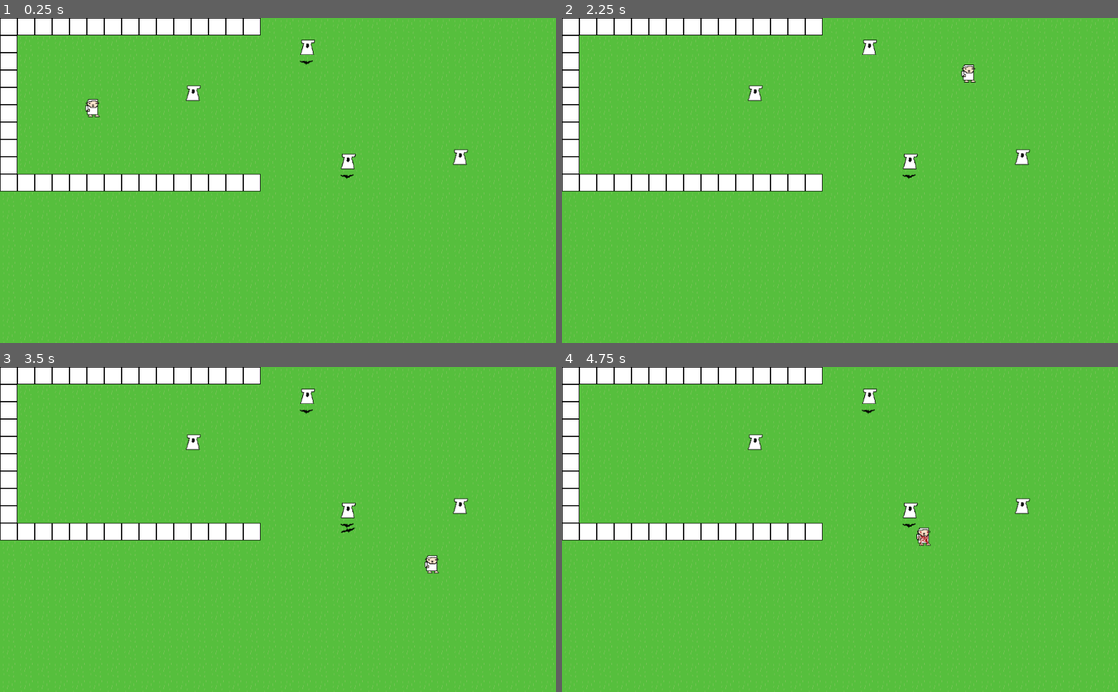
Above: before the commit, frames 1-4 (two rows, left to right).
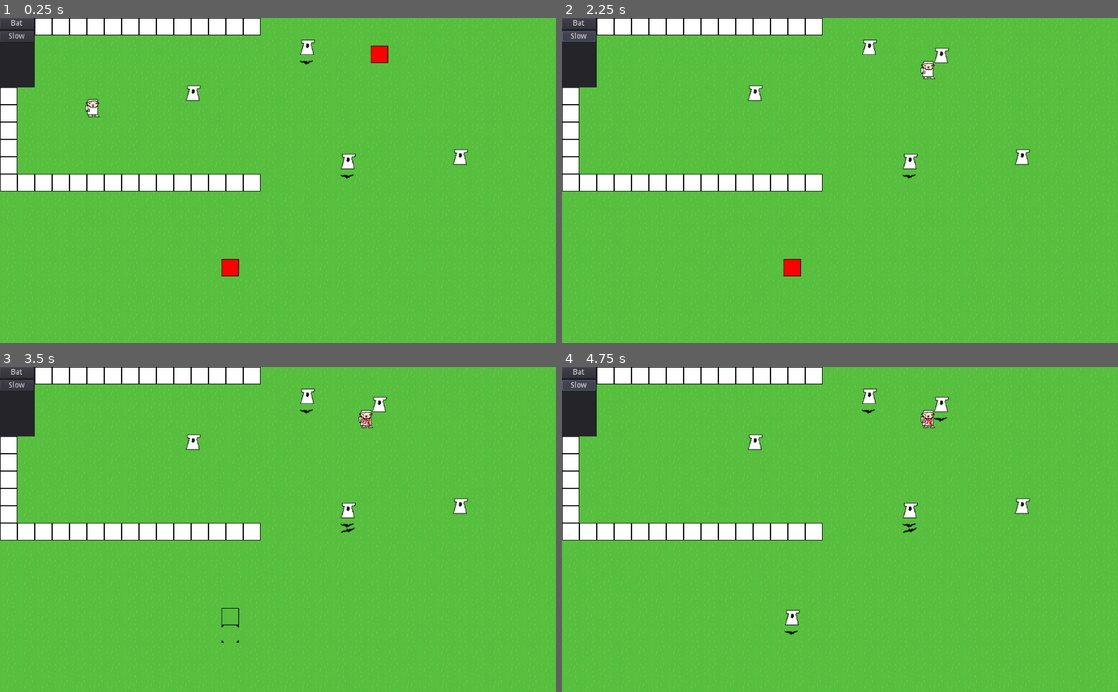
Above: after the commit, the same moments.

Repository: S-D-V-A-S-M-V-V-I-C-T-S-S-BAGGER/CovidTowerDefense
Game: Godot game, scene res://Levels/BaseLevel.tscn
The game is run twice, just before and just after one commit, with the same random seed, the same clock (stepped at 60 frames per second) and the same inputs.
Inputs (mouse positions are in pixels of both pictures, inside the frame that each line leads up to):
- Up to frame 1 (0.25 s): no input
- Up to frame 2 (2.25 s): click (940, 53) at 0.52 s; click (578, 24) at 1.25 s, where only the run after the commit has a clickable "Bat"; click (578, 37) at 2 s, where only the run after the commit has a clickable "Slow"
- Up to frame 3 (3.5 s): click (227, 617) at 2.77 s
- Up to frame 4 (4.75 s): click (578, 373) at 3.5 s, where only the run after the commit has a clickable "Bat"; click (578, 386) at 4.25 s, where only the run after the commit has a clickable "Slow"

The runs differ from the first frame. In frame 1, 1.6% of the frame differs, in the area x 0-70%, y 0-80%; in frame 2, 1.8%, in the area x 0-75%, y 0-80%; in frame 3, 1.7%; in frame 4, 1.8%.

Commit message:
Added tower placement

Diff:
--- /dev/null
+++ b/Gui/HUD.tscn
@@ -0,0 +1,53 @@
+[gd_scene load_steps=5 format=2]
+
+[ext_resource path="res://Gui/TowerOptions.gd" type="Script" id=1]
+[ext_resource path="res://Gui/TowerPositions.gd" type="Script" id=2]
+[ext_resource path="res://Towers/Tower.tscn" type="PackedScene" id=3]
+[ext_resource path="res://Towers/BatTower.tscn" type="PackedScene" id=4]
+
+[node name="HUD" type="Node2D"]
+
+[node name="TowerPositions" type="Control" parent="."]
+margin_right = 40.0
+margin_bottom = 40.0
+script = ExtResource( 2 )
+__meta__ = {
+"_edit_use_anchors_": false
+}
+
+[node name="TowerOptions" type="Panel" parent="."]
+margin_right = 64.0
+margin_bottom = 128.0
+script = ExtResource( 1 )
+__meta__ = {
+"_edit_use_anchors_": false
+}
+bat_tower = ExtResource( 4 )
+slow_tower = ExtResource( 3 )
+
+[node name="VBoxContainer" type="VBoxContainer" parent="TowerOptions"]
+margin_right = 62.0
+margin_bottom = 44.0
+__meta__ = {
+"_edit_use_anchors_": false
+}
+
+[node name="BatTower" type="Button" parent="TowerOptions/VBoxContainer"]
+margin_right = 62.0
+margin_bottom = 20.0
+text = "Bat"
+__meta__ = {
+"_edit_use_anchors_": false
+}
+
+[node name="SlowTower" type="Button" parent="TowerOptions/VBoxContainer"]
+margin_top = 24.0
+margin_right = 62.0
+margin_bottom = 44.0
+text = "Slow"
+__meta__ = {
+"_edit_use_anchors_": false
+}
+
+[connection signal="pressed" from="TowerOptions/VBoxContainer/BatTower" to="TowerOptions" method="_on_BatTower_pressed"]
+[connection signal="pressed" from="TowerOptions/VBoxContainer/SlowTower" to="TowerOptions" method="_on_SlowTower_pressed"]
--- /dev/null
+++ b/Gui/TowerOptions.gd
@@ -0,0 +1,36 @@
+extends Panel
+
+
+# Declare member variables here. Examples:
+# var a = 2
+# var b = "text"
+export (PackedScene) var bat_tower
+export (PackedScene) var slow_tower
+
+
+# Called when the node enters the scene tree for the first time.
+func _ready():
+	pass # Replace with function body.
+
+
+# Called every frame. 'delta' is the elapsed time since the previous frame.
+#func _process(delta):
+#	pass
+
+func place_tower(tower_scene:PackedScene) -> void:
+	var selected_position = owner.get_node("TowerPositions").consume_position()
+	if selected_position:
+		var tower = tower_scene.instance()
+		var tower_position = selected_position.position
+		var path_position = selected_position.get_node("PathPosition").position
+		tower.initialize(tower_position, path_position)
+		owner.owner.add_child(tower)
+		selected_position.disable()
+
+
+func _on_BatTower_pressed():
+	place_tower(bat_tower)
+
+
+func _on_SlowTower_pressed():
+	place_tower(slow_tower)
--- /dev/null
+++ b/Gui/TowerPlacer.gd
@@ -0,0 +1,37 @@
+extends Node2D
+
+
+# Declare member variables here. Examples:
+# var a = 2
+# var b = "text"
+
+
+# Called when the node enters the scene tree for the first time.
+func _ready():
+	pass # Replace with function body.
+
+
+# Called every frame. 'delta' is the elapsed time since the previous frame.
+#func _process(delta):
+#	pass
+
+
+func _on_Button_toggled(button_pressed):
+	if button_pressed:
+		get_parent().select_position(self)
+		$AnimatedSprite.play("press")
+		$PathPosition/Sprite.visible = true
+	else:
+		get_parent().deselect_position()
+		$AnimatedSprite.play("unpress")
+		$PathPosition/Sprite.visible = false
+
+func unpress():
+	$Button.pressed = false
+	$AnimatedSprite.play("unpress")
+	$PathPosition/Sprite.visible = false
+
+func disable():
+	unpress()
+	$Button.disabled = true
+	queue_free()
--- /dev/null
+++ b/Gui/TowerPlacer.tscn
@@ -0,0 +1,46 @@
+[gd_scene load_steps=6 format=2]
+
+[ext_resource path="res://Gui/TowerPlacer.gd" type="Script" id=1]
+[ext_resource path="res://PlaceHolders/SelectedSpotPlaceholder.png" type="Texture" id=2]
+[ext_resource path="res://PlaceHolders/UnselectedSpotPlaceholder.png" type="Texture" id=3]
+[ext_resource path="res://PlaceHolders/SpotPathPositionIndicatorPlaceholder.png" type="Texture" id=4]
+
+[sub_resource type="SpriteFrames" id=1]
+animations = [ {
+"frames": [ ExtResource( 3 ) ],
+"loop": false,
+"name": "unpress",
+"speed": 5.0
+}, {
+"frames": [ ExtResource( 2 ) ],
+"loop": false,
+"name": "press",
+"speed": 5.0
+} ]
+
+[node name="TowerPlacer" type="Node2D"]
+position = Vector2( 16, 16 )
+script = ExtResource( 1 )
+
+[node name="Button" type="ToolButton" parent="."]
+margin_left = -16.0
+margin_top = -16.0
+margin_right = 16.0
+margin_bottom = 16.0
+toggle_mode = true
+__meta__ = {
+"_edit_use_anchors_": false
+}
+
+[node name="AnimatedSprite" type="AnimatedSprite" parent="."]
+frames = SubResource( 1 )
+animation = "unpress"
+
+[node name="PathPosition" type="Node2D" parent="."]
+position = Vector2( 0, 32 )
+
+[node name="Sprite" type="Sprite" parent="PathPosition"]
+visible = false
+texture = ExtResource( 4 )
+
+[connection signal="toggled" from="Button" to="." method="_on_Button_toggled"]
--- /dev/null
+++ b/Gui/TowerPositions.gd
@@ -0,0 +1,31 @@
+extends Control
+
+
+# Declare member variables here. Examples:
+# var a = 2
+# var b = "text"
+
+var active_position : Node = null
+
+
+# Called when the node enters the scene tree for the first time.
+func _ready():
+	pass # Replace with function body.
+
+
+# Called every frame. 'delta' is the elapsed time since the previous frame.
+#func _process(delta):
+#	pass
+
+func select_position(new_position : Node) -> void:
+	if active_position:
+		active_position.unpress()
+	active_position = new_position
+
+func deselect_position() -> void:
+	active_position = null
+
+func consume_position() -> Node:
+	var position = active_position
+	deselect_position()
+	return position
--- a/Levels/BaseLevel.tscn
+++ b/Levels/BaseLevel.tscn
@@ -7,6 +7,8 @@
 [ext_resource path="res://Towers/Tower.tscn" type="PackedScene" id=5]
 [ext_resource path="res://Towers/BatTower.tscn" type="PackedScene" id=6]
 [ext_resource path="res://Towers/CellTower.gd" type="Script" id=7]
+[ext_resource path="res://Gui/HUD.tscn" type="PackedScene" id=8]
+[ext_resource path="res://Gui/TowerPlacer.tscn" type="PackedScene" id=9]
 
 [sub_resource type="TileSet" id=1]
 0/name = "PlaceHolderTile.png 0"
@@ -64,3 +66,14 @@
 
 [node name="BatTower2" parent="." instance=ExtResource( 6 )]
 position = Vector2( 640.983, 262.815 )
+
+[node name="HUD" parent="." instance=ExtResource( 8 )]
+
+[node name="TowerPlacer" parent="HUD/TowerPositions" index="0" instance=ExtResource( 9 )]
+position = Vector2( 698.605, 67.1359 )
+
+[node name="TowerPlacer2" parent="HUD/TowerPositions" index="1" instance=ExtResource( 9 )]
+position = Vector2( 423.898, 460.764 )
+
+[editable path="HUD"]
+[editable path="HUD/TowerPositions/TowerPlacer"]
--- a/Towers/BatTower.gd
+++ b/Towers/BatTower.gd
@@ -10,6 +10,11 @@
 
 export var bat_count := 1
 export var bat_timer := 0.0
+
+
+func initialize(tower_position, path_position):
+	position = tower_position
+	$Bat.position = path_position
 
 
 # Called when the node enters the scene tree for the first time.
--- a/Towers/BatTower.tscn
+++ b/Towers/BatTower.tscn
@@ -4,55 +4,55 @@
 [ext_resource path="res://PlaceHolders/BatsPlaceholder.png" type="Texture" id=2]
 [ext_resource path="res://PlaceHolders/TowerPlaceholder.png" type="Texture" id=3]
 
-[sub_resource type="AtlasTexture" id=3]
+[sub_resource type="AtlasTexture" id=1]
 flags = 4
 atlas = ExtResource( 2 )
 region = Rect2( 0, 0, 32, 32 )
 
-[sub_resource type="AtlasTexture" id=4]
+[sub_resource type="AtlasTexture" id=2]
 flags = 4
 atlas = ExtResource( 2 )
 region = Rect2( 64, 0, 32, 32 )
 
-[sub_resource type="AtlasTexture" id=5]
+[sub_resource type="AtlasTexture" id=3]
 flags = 4
 atlas = ExtResource( 2 )
 region = Rect2( 96, 0, 32, 32 )
 
-[sub_resource type="AtlasTexture" id=6]
+[sub_resource type="AtlasTexture" id=4]
 flags = 4
 atlas = ExtResource( 2 )
 region = Rect2( 32, 0, 32, 32 )
 
-[sub_resource type="SpriteFrames" id=1]
+[sub_resource type="SpriteFrames" id=5]
 animations = [ {
+"frames": [ SubResource( 1 ) ],
+"loop": true,
+"name": "one",
+"speed": 5.0
+}, {
+"frames": [ SubResource( 2 ) ],
+"loop": true,
+"name": "three",
+"speed": 5.0
+}, {
+"frames": [ SubResource( 3 ) ],
+"loop": true,
+"name": "many",
+"speed": 5.0
+}, {
+"frames": [ SubResource( 4 ) ],
+"loop": true,
+"name": "two",
+"speed": 5.0
+}, {
 "frames": [  ],
 "loop": true,
 "name": "zero",
 "speed": 5.0
-}, {
-"frames": [ SubResource( 3 ) ],
-"loop": true,
-"name": "one",
-"speed": 5.0
-}, {
-"frames": [ SubResource( 4 ) ],
-"loop": true,
-"name": "three",
-"speed": 5.0
-}, {
-"frames": [ SubResource( 5 ) ],
-"loop": true,
-"name": "many",
-"speed": 5.0
-}, {
-"frames": [ SubResource( 6 ) ],
-"loop": true,
-"name": "two",
-"speed": 5.0
 } ]
 
-[sub_resource type="RectangleShape2D" id=2]
+[sub_resource type="RectangleShape2D" id=6]
 extents = Vector2( 16, 16 )
 
 [node name="BatTower" type="Node2D"]
@@ -65,10 +65,10 @@
 position = Vector2( 0, 32 )
 
 [node name="AnimatedSprite" type="AnimatedSprite" parent="Bat"]
-frames = SubResource( 1 )
+frames = SubResource( 5 )
 animation = "zero"
 
 [node name="CollisionShape2D" type="CollisionShape2D" parent="Bat"]
-shape = SubResource( 2 )
+shape = SubResource( 6 )
 
 [connection signal="area_entered" from="Bat" to="." method="_on_Bat_area_entered"]
--- a/Towers/Tower.gd
+++ b/Towers/Tower.gd
@@ -16,5 +16,9 @@
 	pass
 
 
+func initialize(tower_position, path_position):
+	position = tower_position
+
+
 func _on_Collision_area_shape_entered(area_id: int, area: Area2D, area_shape: int, local_shape: int) -> void:
 	get_node(area.get_path()).get_parent().get_parent().get_parent().set("speed_modifier", 0.5)
Not shown: 1 places in Levels/BaseLevel.tscn that only renumber resources
Binary file added: PlaceHolders/SelectedSpotPlaceholder.png
Not shown, added: PlaceHolders/SelectedSpotPlaceholder.png.import
Binary file added: PlaceHolders/SpotPathPositionIndicatorPlaceholder.png
Not shown, added: PlaceHolders/SpotPathPositionIndicatorPlaceholder.png.import
Binary file added: PlaceHolders/UnselectedSpotPlaceholder.png
Not shown, added: PlaceHolders/UnselectedSpotPlaceholder.png.import
